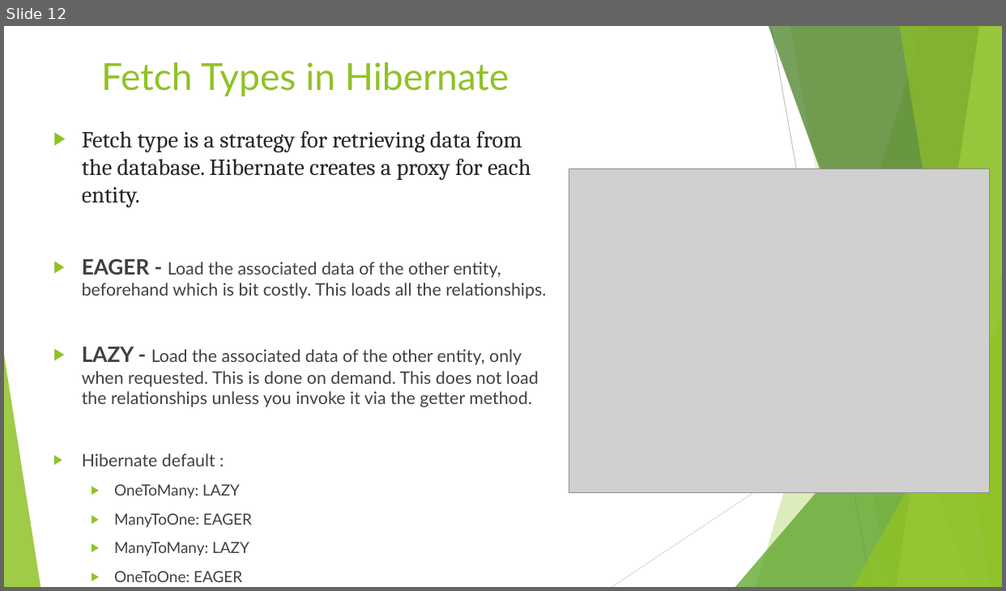
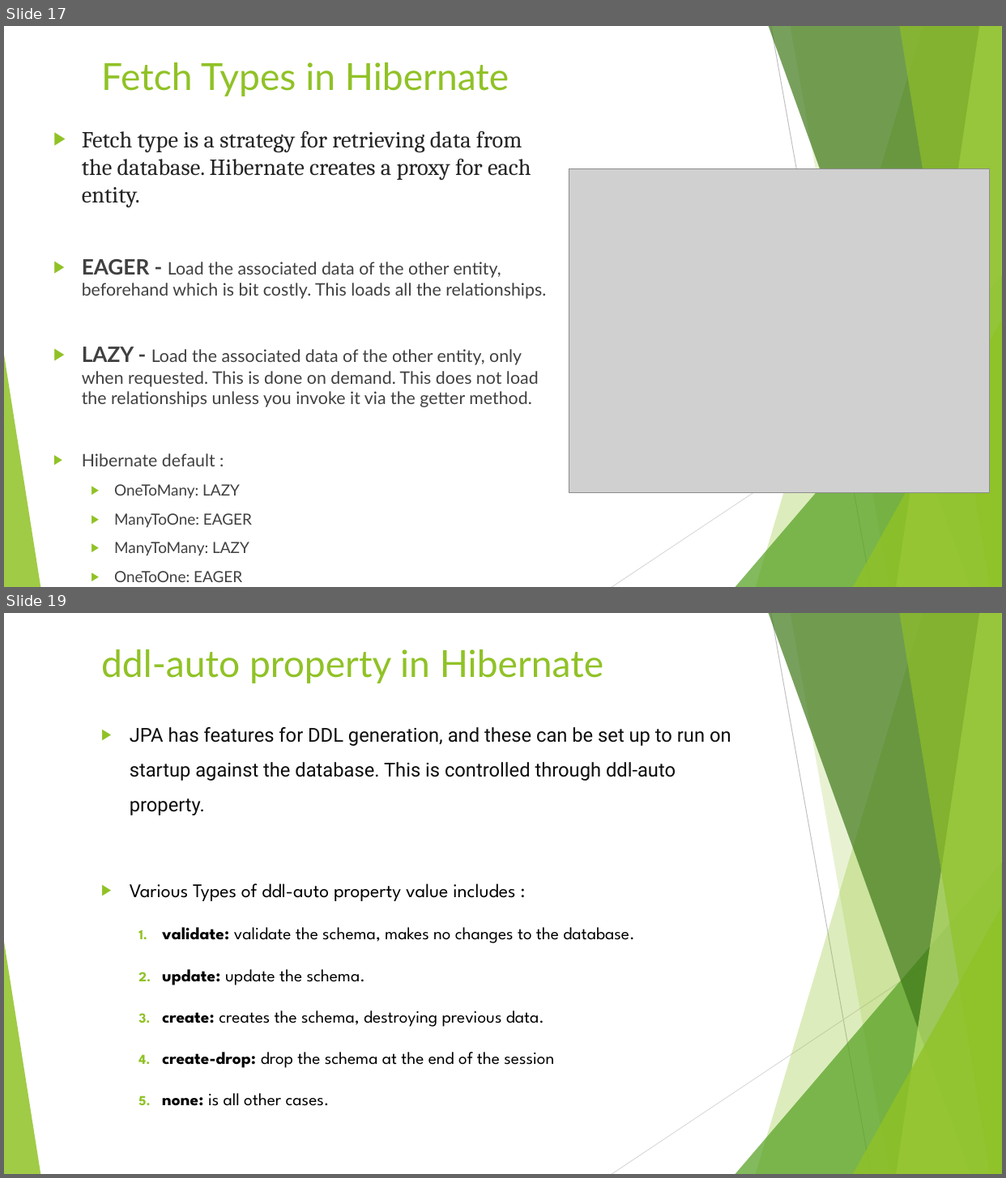
Before and after one commit to SwarnadeepGhosh/CollegeAPI-JPA, a slide deck: img/JPATutorial.pptx. Shown one above the other, each under a label of ours: slide 12 before the commit, slides 17 and 19 after it; the slides between them are not shown. The pictures are 1006x591 and 1006x1178 pixels, drawn with LibreOffice and Linux fonts; fonts in the diff are those of the drawing; grey boxes stand for pictures. Boxes give left, top, right and bottom in pixels: in the first picture for what was removed or moved away, otherwise in the second. Text is boxed around its words. In the diff, an @@ line names an element or a change of style, - is before the commit and + after.

```diff
--- a/img/JPATutorial.pptx
+++ b/img/JPATutorial.pptx
@@ slide 19 added at box(4, 613, 1002, 1174), background #FFFFFF; not listed: 10 template elements that a slide beside it also shows @@
@@ title added at box(101, 649, 603, 683), 36 pt, text #90C226 @@
+ddl-auto property in Hibernate
@@ text added at box(130, 727, 731, 1068), 16.6 pt, text #000000 @@
+▶ JPA has features for DDL generation, and these can be set up to run on startup against the database. This is controlled through ddl-auto property.
+▶ Various Types of ddl-auto property value includes :
+  1. validate: validate the schema, makes no changes to the database.
+  2. update: update the schema.
+  3. create: creates the schema, destroying previous data.
+  4. create-drop: drop the schema at the end of the session
+  5. none: is all other cases.
@@ what was slide 12 is now slide 17 @@
```
Also in this commit, not shown: 10 slides changed, 7 other slides added, 1 slide removed.
